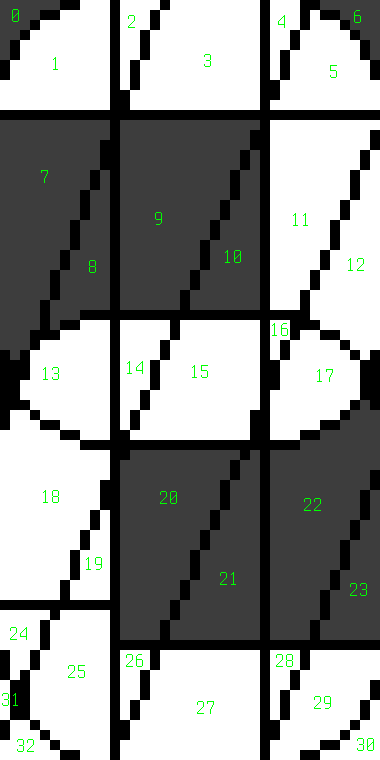
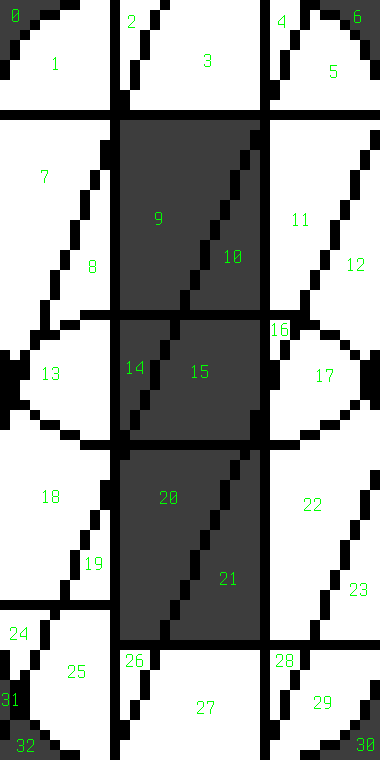
Layers edited between the first and the second 380×760 image:
painted on "10m" over [0, 120, 380, 760]
